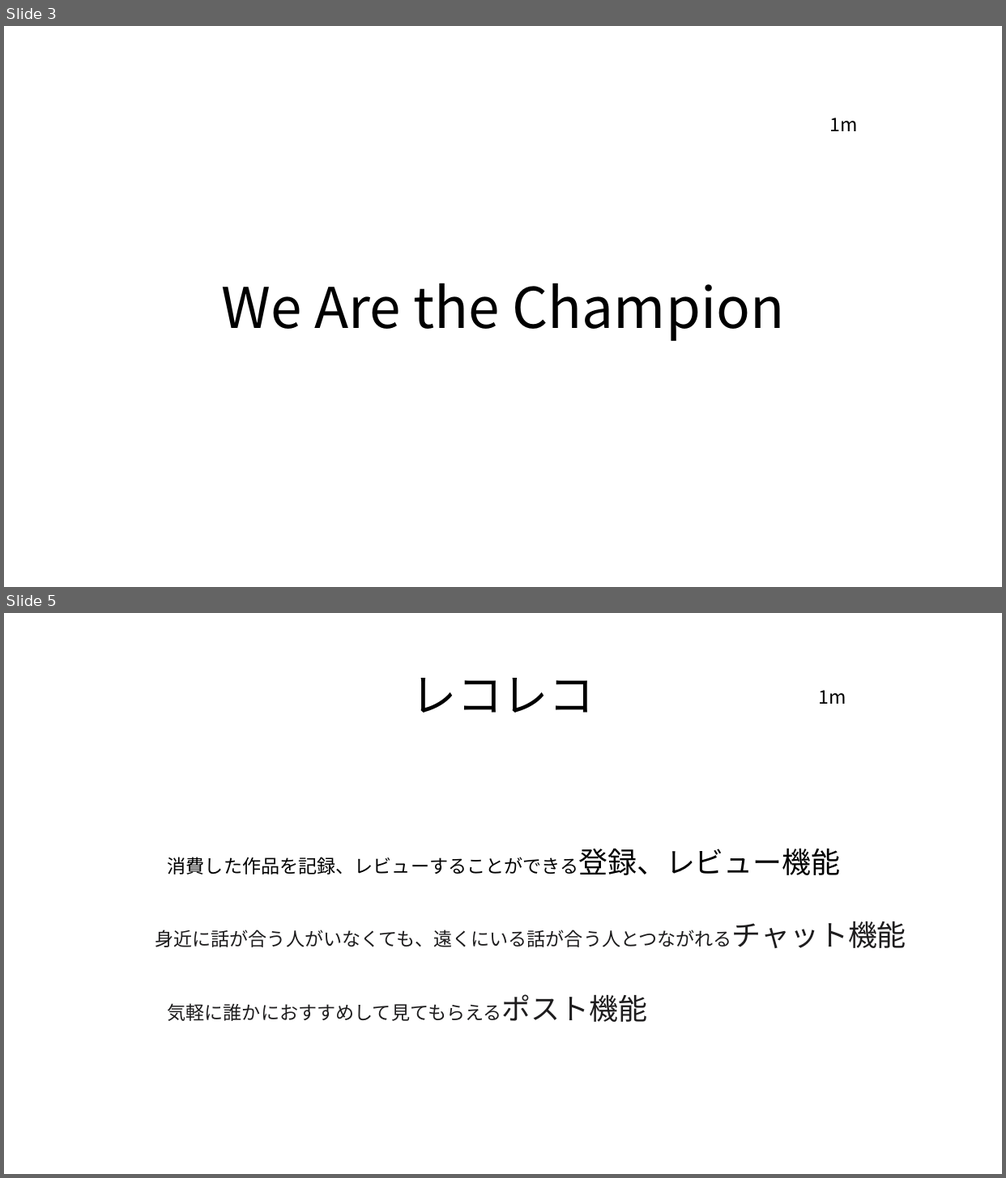
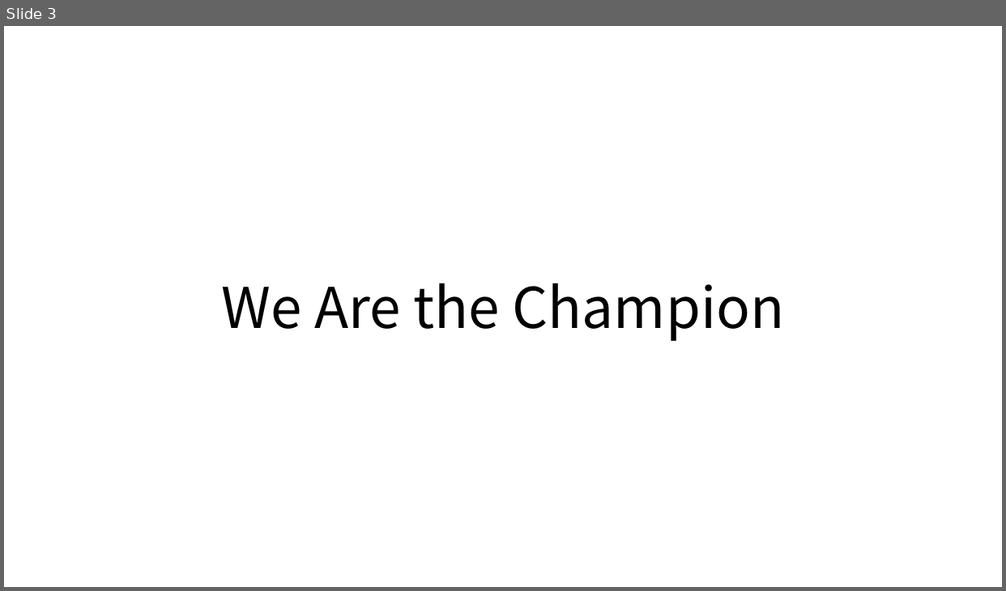
Before and after one commit to plusdojo2024/A2, a slide deck: doc/プレゼン資料/レコレコプレゼン資料(参考用).pptx. Shown one above the other, each under a label of ours: slides 3 and 5 before the commit, slide 3 after it; the slides between them are not shown. The pictures are 1006x1178 and 1006x591 pixels, drawn with LibreOffice and Linux fonts; fonts in the diff are those of the drawing. Boxes give left, top, right and bottom in pixels: in the first picture for what was removed or moved away, otherwise in the second. Text is boxed around its words. In the diff, an @@ line names an element or a change of style, - is before the commit and + after.

```diff
--- a/doc/プレゼン資料/レコレコプレゼン資料(参考用).pptx
+++ b/doc/プレゼン資料/レコレコプレゼン資料(参考用).pptx
@@ slide 5 removed at (4,613,1002,1174), background #FFFFFF @@
@@ title removed at (411,678,594,713) @@
-レコレコ
@@ text removed at (819,690,846,704) @@
-1m
@@ text removed at (155,848,906,1022) @@
-  消費した作品を記録、レビューすることができる登録、レビュー機能
-身近に話が合う人がいなくても、遠くにいる話が合う人とつながれるチャット機能
-気軽に誰かにおすすめして見てもらえるポスト機能
@@ slide 3 changed as well @@
@@ text removed at (830,118,858,131) @@
-1m
```
Also in this commit, not shown: 14 other slides changed, 12 slides added, 4 other slides removed.
